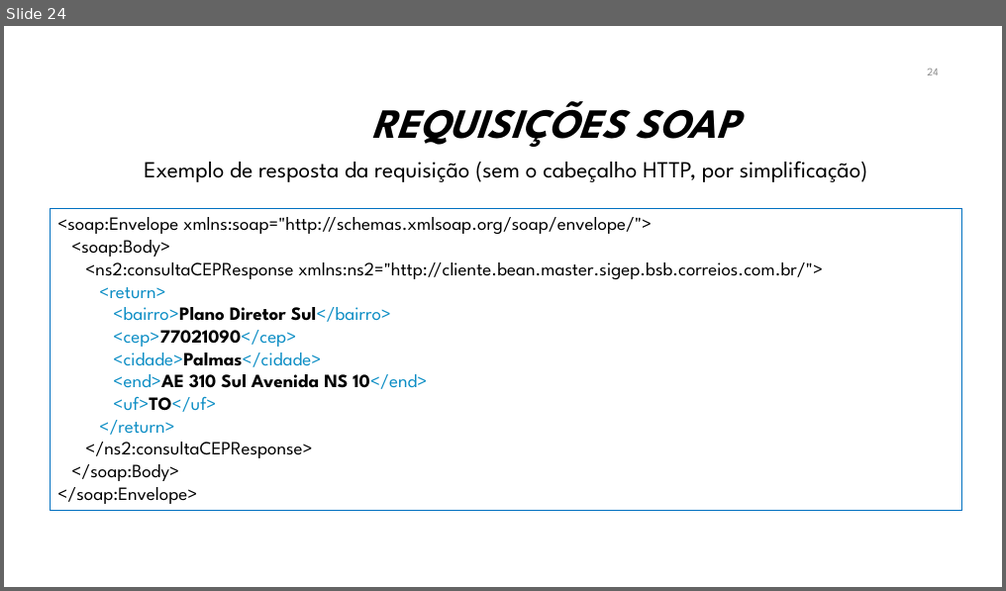
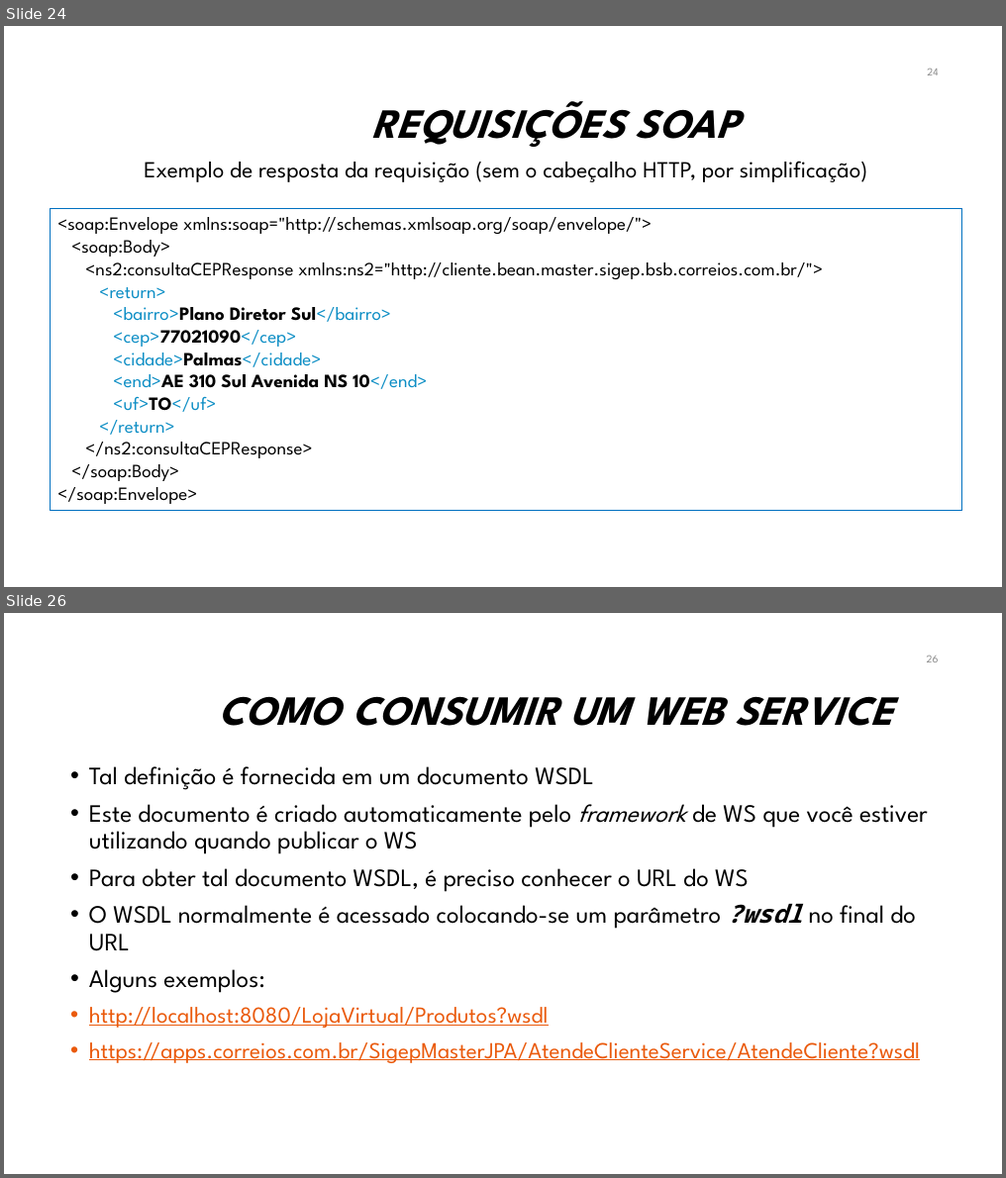
Before and after one commit to manoelcampos/sistemas-distribuidos, a slide deck: projects/08-webservices/webservices.pptx. Shown one above the other, each under a label of ours: slide 24 before the commit, slides 24 and 26 after it; the slides between them are not shown. The pictures are 1006x591 and 1006x1178 pixels, drawn with LibreOffice and Linux fonts; fonts in the diff are those of the drawing; background and template pictures are left out. Boxes give left, top, right and bottom in pixels: in the first picture for what was removed or moved away, otherwise in the second. Text is boxed around its words. In the diff, an @@ line names an element or a change of style, - is before the commit and + after.

```diff
--- a/projects/08-webservices/webservices.pptx
+++ b/projects/08-webservices/webservices.pptx
@@ slide 26 added at box(4, 613, 1002, 1174), background #FFFFFF @@
@@ page number added at box(927, 655, 939, 663), 10.5 pt, text #8C8C8C @@
+26
@@ title added at box(218, 696, 893, 726), 40 pt, text #000000, bold, italic @@
+COMO CONSUMIR UM WEB SERVICE
@@ text added at box(89, 766, 928, 1063), 24 pt, text #000000 @@
+• Tal definição é fornecida em um documento WSDL
+• Este documento é criado automaticamente pelo framework de WS que você estiver utilizando quando publicar o WS
+• Para obter tal documento WSDL, é preciso conhecer o URL do WS
+• O WSDL normalmente é acessado colocando-se um parâmetro ?wsdl no final do URL
+• Alguns exemplos:
+• http://localhost:8080/LojaVirtual/Produtos?wsdl
+• https://apps.correios.com.br/SigepMasterJPA/AtendeClienteService/AtendeCliente?wsdl
```
Also in this commit, not shown: 3 slides changed, 3 other slides added, 5 other files.
